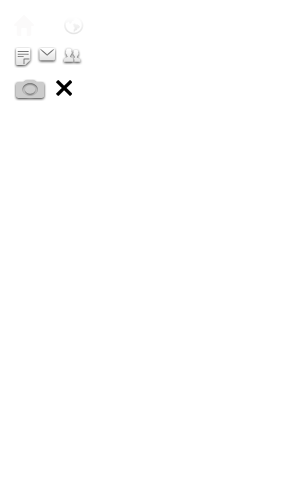
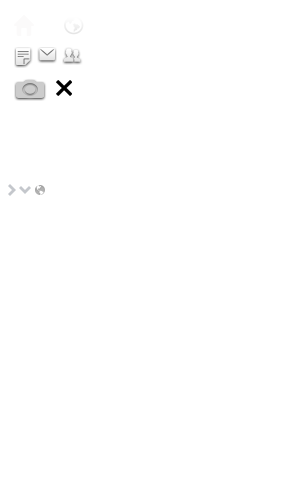
Layers edited between the first and the second 300×500 image:
added layer "arrow" above "planet earth icon" over (x1=19, y1=186, x2=31, y2=194)
added layer "planet earth icon" above "Layer 3" over (x1=35, y1=185, x2=45, y2=195)
painted on "Layer 3" over (x1=8, y1=184, x2=16, y2=196)
painted on "camera", masked it over (x1=18, y1=79, x2=41, y2=98)
painted on "friends" (1st of 2), masked it over (x1=64, y1=54, x2=80, y2=62)
painted on "message", masked it over (x1=40, y1=53, x2=54, y2=61)
painted on "drafts", masked it over (x1=16, y1=48, x2=30, y2=65)
